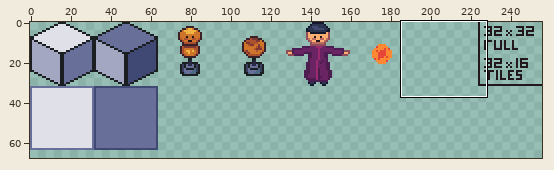
File history of a sprite sheet, packages/game/src/assets/dev_env_sheet.png. Above: a wide view before the commit, with the close-up outlined.
Close-up. The starting point:
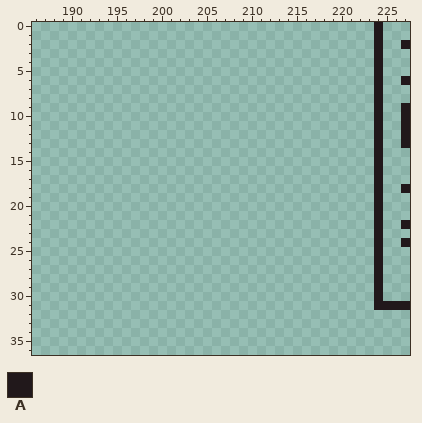
The file is 256x256 pixels. Shown: x 186..227, y 0..36. The wide view leaves out empty margins.
Palette (. is transparent): A #21181b
Pixels before, first column x 224:
 0 A...
 1 A...
 2 A..A
 3 A...
 4 A...
 5 A...
 6 A..A
 7 A...
 8 A...
 9 A..A
10 A..A
11 A..A
12 A..A
13 A..A
14 A...
15 A...
16 A...
17 A...
18 A..A
19 A...
20 A...
21 A...
22 A..A
23 A...
24 A..A
25 A...
26 A...
27 A...
28 A...
29 A...
30 A...
31 AAAA
The same view after the edit:
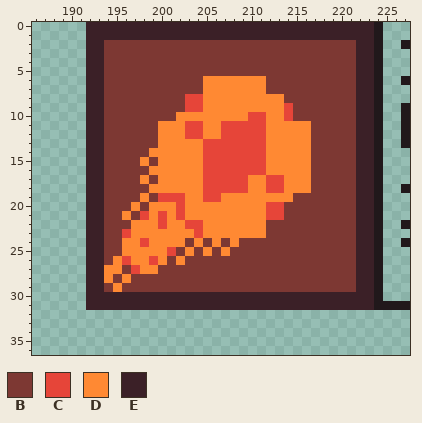
Colours new in this view: B #7d3833  C #e64539  D #ff8933  E #3b2027
Difference:
Changed rows in their new state; - is an unchanged pixel.
first column x 192:
 0 EEEEEEEEEEEEEEEEEEEEEEEEEEEEEEEE
 1 EEEEEEEEEEEEEEEEEEEEEEEEEEEEEEEE
 2 EEBBBBBBBBBBBBBBBBBBBBBBBBBBBBEE
 3 EEBBBBBBBBBBBBBBBBBBBBBBBBBBBBEE
 4 EEBBBBBBBBBBBBBBBBBBBBBBBBBBBBEE
 5 EEBBBBBBBBBBBBBBBBBBBBBBBBBBBBEE
 6 EEBBBBBBBBBBBDDDDDDDBBBBBBBBBBEE
 7 EEBBBBBBBBBBBDDDDDDDBBBBBBBBBBEE
 8 EEBBBBBBBBBCCDDDDDDDDDBBBBBBBBEE
 9 EEBBBBBBBBBCCDDDDDDDDDCBBBBBBBEE
10 EEBBBBBBBBDDDDDDDDCCDDCBBBBBBBEE
11 EEBBBBBBDDDCCDDCCCCCDDDDDBBBBBEE
12 EEBBBBBBDDDCCDDCCCCCDDDDDBBBBBEE
13 EEBBBBBBDDDDDCCCCCCCDDDDDBBBBBEE
14 EEBBBBBDDDDDDCCCCCCCDDDDDBBBBBEE
15 EEBBBBDBDDDDDCCCCCCCDDDDDBBBBBEE
16 EEBBBBBDDDDDDCCCCCCCDDDDDBBBBBEE
17 EEBBBBDBDDDDDCCCCCDDCCDDDBBBBBEE
18 EEBBBBBDDDDDDCCCCCDDCCDDDBBBBBEE
19 EEBBBBDBCCCDDCCDDDDDDDDBBBBBBBEE
20 EEBBBDBDDDCDDDDDDDDDCCBBBBBBBBEE
21 EEBBDBCDCDCDDDDDDDDDCCBBBBBBBBEE
22 EEBBBDDDCDDCCDDDDDDDBBBBBBBBBBEE
23 EEBBCDDDDDDDCDDDDDDDBBBBBBBBBBEE
24 EEBBDDCDDDDBDBDBDBBBBBBBBBBBBBEE
25 EEBBDDDDDCBDBDBDBBBBBBBBBBBBBBEE
26 EEBDCDDCDBDBBBBBBBBBBBBBBBBBBBEE
27 EEDDBCDDBBBBBBBBBBBBBBBBBBBBBBEE
28 EEDBDBBBBBBBBBBBBBBBBBBBBBBBBBEE
29 EEBDBBBBBBBBBBBBBBBBBBBBBBBBBBEE
30 EEEEEEEEEEEEEEEEEEEEEEEEEEEEEEEE
31 EEEEEEEEEEEEEEEEEEEEEEEEEEEEEEEE
Where, in picture pixels (left, top, right, bottom), the same in both close-ups:
added: (86, 22, 374, 310)
